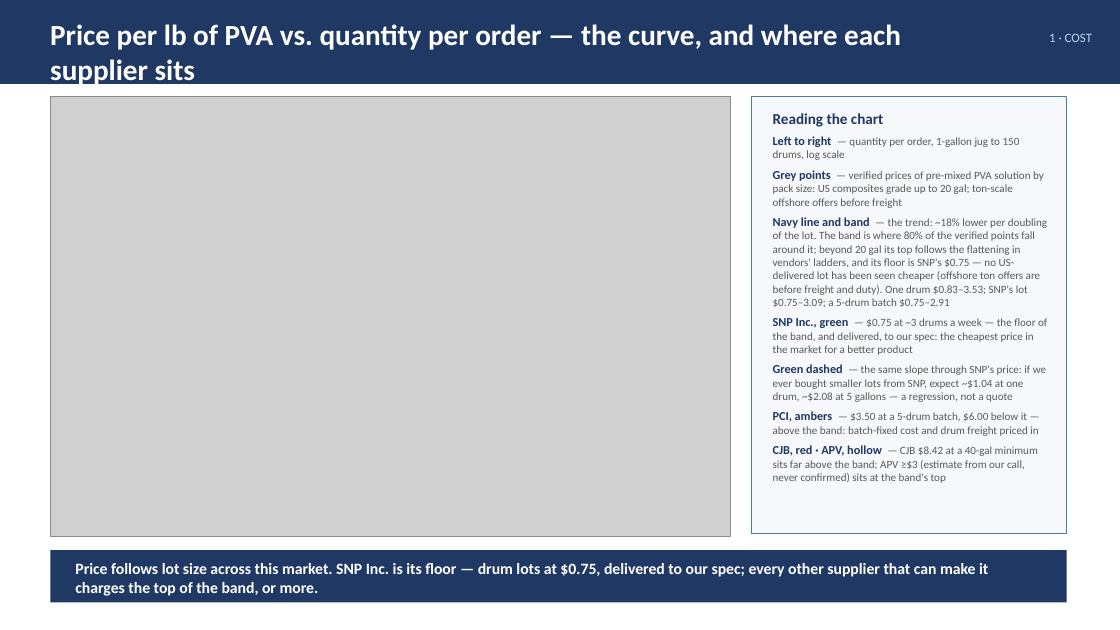
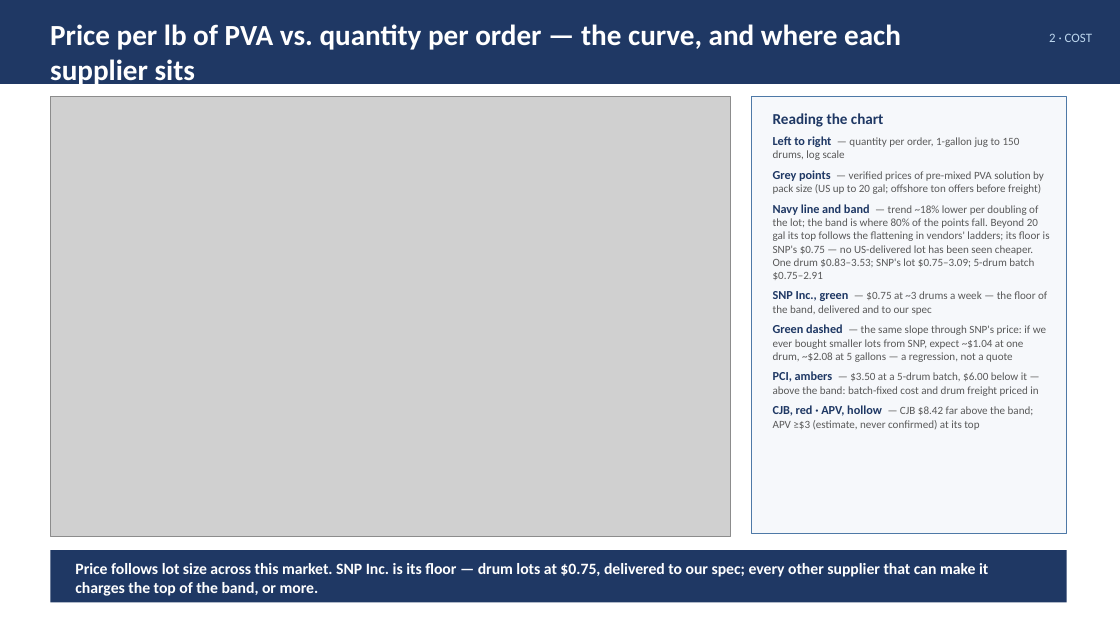
Before and after one commit to naviero1/Claude-Works, a slide deck: slide 4 of PVA second supplier initiative/PVA_Second_Supplier_Leadership_Deck_oscar-edit_2026-09-29.pptx. Drawn at 1120x630 pixels with LibreOffice and Linux fonts; fonts in the diff are those of the drawing; grey boxes stand for pictures. Boxes give left, top, right and bottom in pixels: in the first picture for what was removed or moved away, otherwise in the second. Text is boxed around its words. In the diff, an @@ line names an element or a change of style, - is before the commit and + after.

```diff
--- a/PVA second supplier initiative/PVA_Second_Supplier_Leadership_Deck_oscar-edit_2026-09-29.pptx
+++ b/PVA second supplier initiative/PVA_Second_Supplier_Leadership_Deck_oscar-edit_2026-09-29.pptx
@@ text at [1049,33,1092,42]: text changed @@
-1 · COST
+2 · COST
@@ text at [773,170,1050,315]: text changed @@
-Grey points — verified prices of pre-mixed PVA solution by pack size: US composites grade up to 20 gal; ton-scale offshore offers before freight
-Navy line and band — the trend: ~18% lower per doubling of the lot. The band is where 80% of the verified points fall around it; beyond 20 gal its top follows the flattening in vendors' ladders, and its floor is SNP's $0.75 — no US-delivered lot has been seen cheaper (offshore ton offers are before freight and duty). One drum $0.83–3.53; SNP's lot $0.75–3.09; a 5-drum batch $0.75–2.91
-SNP Inc., green — $0.75 at ~3 drums a week — the floor of the band, and delivered, to our spec: the cheapest price in the market for a better product
+Grey points — verified prices of pre-mixed PVA solution by pack size (US up to 20 gal; offshore ton offers before freight)
+Navy line and band — trend ~18% lower per doubling of the lot; the band is where 80% of the points fall. Beyond 20 gal its top follows the flattening in vendors' ladders; its floor is SNP's $0.75 — no US-delivered lot has been seen cheaper. One drum $0.83–3.53; SNP's lot $0.75–3.09; 5-drum batch $0.75–2.91
+SNP Inc., green — $0.75 at ~3 drums a week — the floor of the band, delivered and to our spec
@@ text at [773,405,1034,430]: text changed @@
-CJB, red · APV, hollow — CJB $8.42 at a 40-gal minimum sits far above the band; APV ≥$3 (estimate from our call, never confirmed) sits at the band's top
+CJB, red · APV, hollow — CJB $8.42 far above the band; APV ≥$3 (estimate, never confirmed) at its top
```
Also in this commit, not shown: 6 other slides changed, 1 other file.
